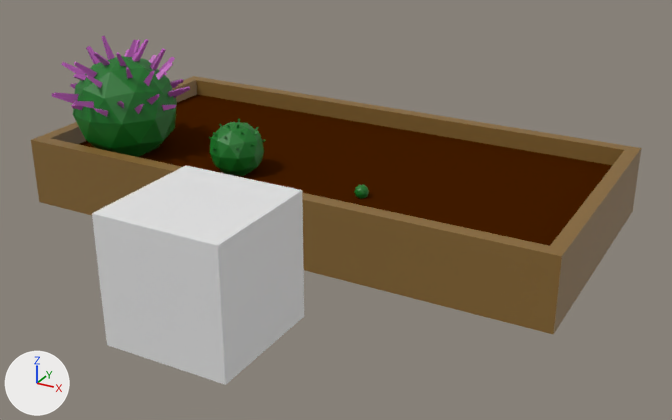
Before and after pictures for a commit that changed the Blender file stuff/Plants/Flowers/Indigofera/Model/Indigofera.blend.
The view is the same before and after, from a camera (50 mm lens) standing at (10.26, -9.28, 5.6) and looking at (4.84, 0.59, 0.66). Every picture has the same lights, and +X, +Y and +Z are marked at lower left.

Objects in the first picture: 'Average Indigofera.002', 'Average Indigofera.003', 'Bed Lowpolly', 'PlaceSize', 'Small Indigofera.001'.
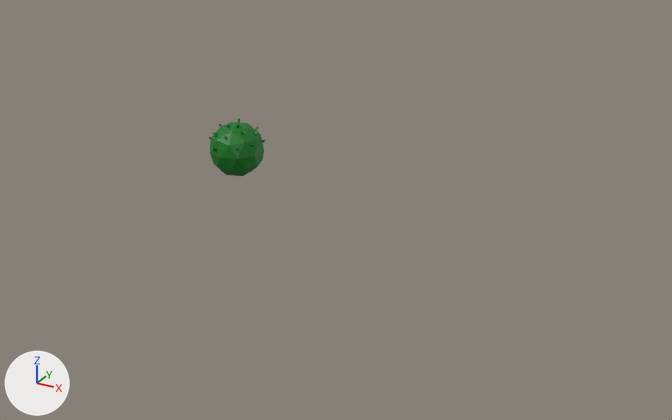
The newer file is also turned or shifted as a whole; pictures and numbers use the older file's frame.

The edits, one by one:
Object 'PlaceSize' (ob_placesize) is deleted.
Object 'Small Indigofera.001' (ob_small_indigofera_001) is deleted.
Object 'Average Indigofera.003' (ob_average_indigofera_003) is deleted.
Object 'Bed Lowpolly' (ob_bed_lowpolly) is deleted.

Where the change shows, as pixel boxes (x1, y1, x2, y2) in the pictures (672 x 420 px):
'Bed Lowpolly', deleted (brown): before (31, 76, 641, 334)
    faces in mat_wood (brown #886732): (31, 76, 641, 334)
    faces in mat_ground (brown #421c00): (79, 94, 613, 246)
'PlaceSize', deleted: before (92, 165, 304, 385)
'Average Indigofera.003', deleted (green): before (52, 36, 190, 157)
    faces in mat_grass_green_006 (dark green #09741f): (73, 56, 177, 157)
    faces in mat_flower_indigo_001 (pink #be5bbb): (52, 36, 190, 117)
'Small Indigofera.001', deleted: before (354, 184, 369, 198)
